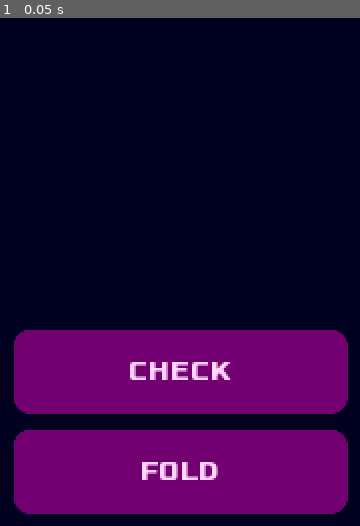
Above: before the commit, frame 1.
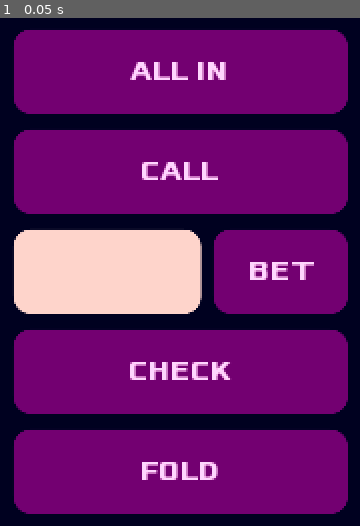
Above: after the commit, the same moment.

Repository: McLovin3/QuipPoker
Game: Godot game, scene res://Scenes/PokerGame.tscn
The game is run twice, just before and just after one commit, with the same random seed, the same clock (stepped at 60 frames per second) and the same inputs. This scene is started directly instead of the project's main scene.
Inputs:
- Up to frame 1 (0.05 s): no input

The runs differ from the first frame. In frame 1, 45% of the frame differs, in the area x 3-97%, y 2-59%.

Commit message:
Redid how the game manages players who are folded or all in

Diff:
--- a/Scenes/PokerGame.tscn
+++ b/Scenes/PokerGame.tscn
@@ -1,10 +1,11 @@
-[gd_scene load_steps=6 format=2]
+[gd_scene load_steps=7 format=2]
 
 [ext_resource path="res://Scenes/Scripts/PokerGame.gd" type="Script" id=1]
 [ext_resource path="res://Scenes/NeonButton.tscn" type="PackedScene" id=2]
 [ext_resource path="res://Scenes/PopupText.tscn" type="PackedScene" id=3]
 [ext_resource path="res://Scenes/NameList.tscn" type="PackedScene" id=4]
 [ext_resource path="res://Scenes/CardManager.tscn" type="PackedScene" id=5]
+[ext_resource path="res://Scenes/ShakingInput.tscn" type="PackedScene" id=6]
 
 [node name="CanvasLayer" type="CanvasLayer"]
 script = ExtResource( 1 )
@@ -41,6 +42,48 @@
 
 [node name="PopupText" parent="." instance=ExtResource( 3 )]
 
+[node name="ChipLabel" type="Label" parent="."]
+anchor_top = 1.0
+anchor_bottom = 1.0
+margin_top = -60.0
+margin_right = 240.0
+valign = 2
+
+[node name="BetButton" parent="." instance=ExtResource( 2 )]
+margin_left = 840.0
+margin_top = 360.0
+margin_right = 920.0
+margin_bottom = 410.0
+disabled = true
+text = "BET"
+
+[node name="AllInButton" parent="." instance=ExtResource( 2 )]
+margin_left = 720.0
+margin_top = 240.0
+margin_right = 920.0
+margin_bottom = 290.0
+disabled = true
+text = "ALL IN"
+
+[node name="CallButton" parent="." instance=ExtResource( 2 )]
+margin_left = 720.0
+margin_top = 300.0
+margin_right = 920.0
+margin_bottom = 350.0
+disabled = true
+text = "CALL"
+
+[node name="BetInput" parent="." instance=ExtResource( 6 )]
+margin_left = 720.0
+margin_top = 360.0
+margin_right = 832.0
+margin_bottom = 410.0
+max_length = 5
+editable = false
+
 [connection signal="pressed" from="FoldButton" to="." method="_on_FoldButton_pressed"]
 [connection signal="pressed" from="CheckButton" to="." method="_on_CheckButton_pressed"]
 [connection signal="request_completed" from="HTTPRequest" to="." method="_on_HTTPRequest_request_completed"]
+[connection signal="pressed" from="BetButton" to="." method="_on_BetButton_pressed"]
+[connection signal="pressed" from="AllInButton" to="." method="_on_AllInButton_pressed"]
+[connection signal="pressed" from="CallButton" to="." method="_on_CallButton_pressed"]
--- a/Scenes/Scripts/GameManager.gd
+++ b/Scenes/Scripts/GameManager.gd
@@ -27,7 +27,7 @@
 
 	for id in player_id_list:
 		player_info[id] = {"name": NetworkManager.players.get(id)}
-		player_info[id]["points"] = INITIAL_POINT_AMOUNT
+		player_info[id]["chips"] = INITIAL_POINT_AMOUNT
 
 	new_deck()
 
--- a/Scenes/Scripts/PokerGame.gd
+++ b/Scenes/Scripts/PokerGame.gd
@@ -1,6 +1,11 @@
 extends CanvasLayer
 class_name PokerGame
 
+onready var _call_button: Button = $CallButton
+onready var _all_in_button: Button = $AllInButton
+onready var _bet_button: Button = $BetButton
+onready var _bet_input: ShakingInput = $BetInput
+onready var _chip_label: Label = $ChipLabel
 onready var _name_list: NameList = $NameList
 onready var _card_manager: CardManager = $CardManager
 onready var _popup_text: PopupText = $PopupText
@@ -10,12 +15,13 @@
 
 # TODO Change order clockwise after every poker game
 # TODO Game closing returns to main menu
-# TODO No duplicate names
+# TODO No duplicate namesp
 # TODO Min 3 players
 # TODO turn timer
 
-enum Plays { CHECK, FOLD, RAISE, CALL, ALL_IN }
-
+enum Plays { CHECK, FOLD, RAISE, BET, CALL, ALL_IN }
+
+var _player_chip_count: int
 var _players = []
 var _table_cards: Array = []
 var _current_player: int = 0
@@ -42,13 +48,14 @@
 	)
 	rpc("_set_table_cards", _table_cards)
 	rpc("_set_player_names", GameManager.get_player_names())
-	_initialise_player_cards()
-	rpc_id(_players[0], "_set_turn")
-
-
-func _initialise_player_cards() -> void:
+	_initialise_players()
+	rpc_id(_players[0], "_set_turn", 0)
+
+
+func _initialise_players() -> void:
 	for id in _players:
 		var player_cards = [GameManager.get_next_card(), GameManager.get_next_card()]
+		rpc("_set_chip_count", GameManager.player_info.get(id)["chips"])
 		GameManager.player_info[id]["cards"] = [
 			GameManager.get_api_value(player_cards[0]), GameManager.get_api_value(player_cards[1])
 		]
@@ -59,11 +66,52 @@
 	return (_current_player + 1) == _players.size()
 
 
+func _get_player_info(id: int) -> Dictionary:
+	return GameManager.player_info.get(id)
+
+
 func _get_current_player_name() -> String:
 	return GameManager.player_info.get(_players[_current_player])["name"]
 
 
-mastersync func _send_action(action: int):
+func _is_one_player_left() -> bool:
+	var count: int = 0
+
+	for id in GameManager.player_id_list:
+		if not (
+			_get_player_info(id).get("action") in [Plays.FOLD, Plays.ALL_IN]
+			or _get_player_info(id).get("chips") <= 0
+		):
+			count += 1
+
+	return count == 1
+
+
+func _get_next_player_id() -> int:
+	for id in GameManager.player_id_list.slice(_current_player, GameManager.player_id_list.size()):
+		if (
+			_get_player_info(id).get("action") in [Plays.FOLD, Plays.ALL_IN]
+			or _get_player_info(id).get("chips") <= 0
+		):
+			pass
+		else:
+			_current_player = GameManager.player_id_list.find(id)
+			return _players[_current_player]
+
+	for id in GameManager.player_id_list.slice(0, _current_player):
+		if (
+			_get_player_info(id).get("action") in [Plays.FOLD, Plays.ALL_IN]
+			or _get_player_info(id).get("chips") <= 0
+		):
+			pass
+		else:
+			_current_player = GameManager.player_id_list.find(id)
+			return _players[_current_player]
+
+	return -1
+
+
+mastersync func _send_action(action: int, bet_amount: int):
 	var id = get_tree().get_rpc_sender_id()
 
 	match action:
@@ -74,26 +122,23 @@
 				_turn_over()
 			else:
 				_current_player += 1
+				rpc_id(_get_next_player_id(), "_set_turn", 0)
 				rpc("_set_currently_playing", _get_current_player_name())
-				rpc_id(_players[_current_player], "_set_turn")
 
 		Plays.FOLD:
 			GameManager.player_info.get(id)["action"] = Plays.FOLD
 			rpc("_set_player_action", _get_current_player_name(), "fold")
 
 			if _is_turn_over():
-				_players.erase(id)
 				_turn_over()
-				return
-
-			_players.erase(id)
-			if _players.size() == 1:
+
+			elif _is_one_player_left():
 				rpc("_disable_buttons")
 				rpc(
 					"_display_text",
 					(
 						"Everyone else folded, "
-						+ GameManager.player_info.get(_players[0])["name"]
+						+ _get_player_info(_get_next_player_id()).get("name")
 						+ " wins "
 						+ str(_pot)
 						+ " chips!"
@@ -101,7 +146,7 @@
 				)
 
 			else:
-				rpc_id(_players[_current_player], "_set_turn")
+				rpc_id(_get_next_player_id(), "_set_turn", 0)
 				rpc("_set_currently_playing", _get_current_player_name())
 
 
@@ -119,10 +164,14 @@
 		_current_player = 0
 		rpc("_set_player_names", GameManager.get_player_names())
 		rpc("_set_currently_playing", _get_current_player_name())
-		rpc_id(_players[_current_player], "_set_turn")
+		rpc_id(_players[_current_player], "_set_turn", 0)
 
 
 # Player Functions
+puppetsync func _set_chip_count(amount: int) -> void:
+	_player_chip_count = amount
+	_chip_label.text = "Current chips: " + str(amount)
+
 puppetsync func _set_player_action(name: String, action: String) -> void:
 	_name_list.set_player_action_by_name(name, action)
 
@@ -132,15 +181,33 @@
 puppetsync func _set_player_names(names: Array) -> void:
 	_name_list.set_player_names(names)
 
-puppetsync func _set_turn() -> void:
+var _current_bet: int = 0
+puppetsync func _set_turn(bet_amount: int) -> void:
+	_current_bet = bet_amount
 	_popup_text.display_text("Your turn")
-	_check_button.disabled = false
+	if _current_bet == 0:
+		_check_button.disabled = false
+		_bet_button.disabled = false
+		_bet_input.editable = true
+
+	elif _current_bet > _player_chip_count:
+		_all_in_button.disabled = false
+
+	else:
+		_call_button.disabled = false
+		_bet_button.disabled = false
+		_bet_input.editable = true
+
 	_fold_button.disabled = false
 
 puppetsync func _display_text(text: String) -> void:
 	_popup_text.display_text(text)
 
 puppetsync func _disable_buttons() -> void:
+	_all_in_button.disabled = true
+	_bet_button.disabled = true
+	_bet_input.editable = false
+	_call_button.disabled = true
 	_check_button.disabled = true
 	_fold_button.disabled = true
 
@@ -157,13 +224,47 @@
 func _on_FoldButton_pressed():
 	_disable_buttons()
 	_popup_text.display_text("Folded")
-	rpc("_send_action", Plays.FOLD)
+	rpc("_send_action", Plays.FOLD, 0)
 
 
 func _on_CheckButton_pressed():
 	_disable_buttons()
 	_popup_text.display_text("Checked")
-	rpc("_send_action", Plays.CHECK)
+	rpc("_send_action", Plays.CHECK, 0)
+
+
+func _on_BetButton_pressed():
+	var bet_amount = _bet_input.text
+
+	if (
+		!_bet_input.text.is_valid_integer()
+		or int(_bet_input.text) > _player_chip_count
+		or int(_bet_input.text) <= 0
+	):
+		_bet_input.shake()
+
+	else:
+		_disable_buttons()
+		rpc("_send_action", Plays.BET, int(bet_amount))
+		_popup_text.display_text("Bet " + str(int(bet_amount)) + " chips")
+		_set_chip_count(_player_chip_count - int(bet_amount))
+		_player_chip_count = _player_chip_count - int(bet_amount)
+
+
+func _on_AllInButton_pressed():
+	_disable_buttons()
+	_popup_text.display_text("All in")
+	rpc("_send_action", Plays.ALL_IN, _player_chip_count)
+	_set_chip_count(0)
+	_player_chip_count = 0
+
+
+func _on_CallButton_pressed():
+	_disable_buttons()
+	_popup_text.display_text("Called")
+	rpc("_send_action", Plays.CALL, _player_chip_count - _current_bet)
+	_set_chip_count(_player_chip_count - _current_bet)
+	_player_chip_count -= _current_bet
 
 
 # Universal Functions
@@ -197,13 +298,11 @@
 	var result: Dictionary = JSON.parse(body.get_string_from_utf8()).result
 	print(result)
 
+	# var winners: Array = result["winners"]
 	# if winners.size() == 1:
-	# 	_winner_label.text = "Player " + str(winners[0]) + " wins!"
-	# else:
-	# 	_winner_label.text = "Players " + str(winners) + " tie!"
-
-	# for player_id in _players_information.keys():
-	# 	if (
-	# 		winner["cards"].split(",")[0] == _players_information[player_id]["cards"][0]
-	# 		and winner["cards"].split(",")[1] == _players_information[player_id]["cards"][1]
-	# 	):
+	# 	for id in _players:
+	# 		if (
+	# 			winners.split(",")[0] == GameManager.player_info[id]["hand"][player_id]["cards"][0]
+	# 			and winners.split(",")[1] == _players_information[player_id]["cards"][1]
+	# 		):
+	# 			rpc("_display_text")
